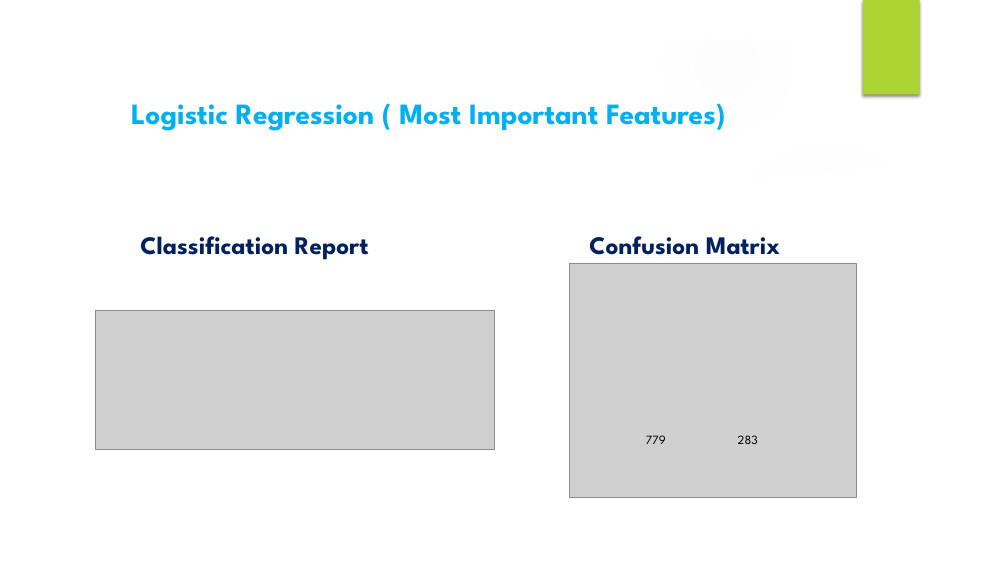
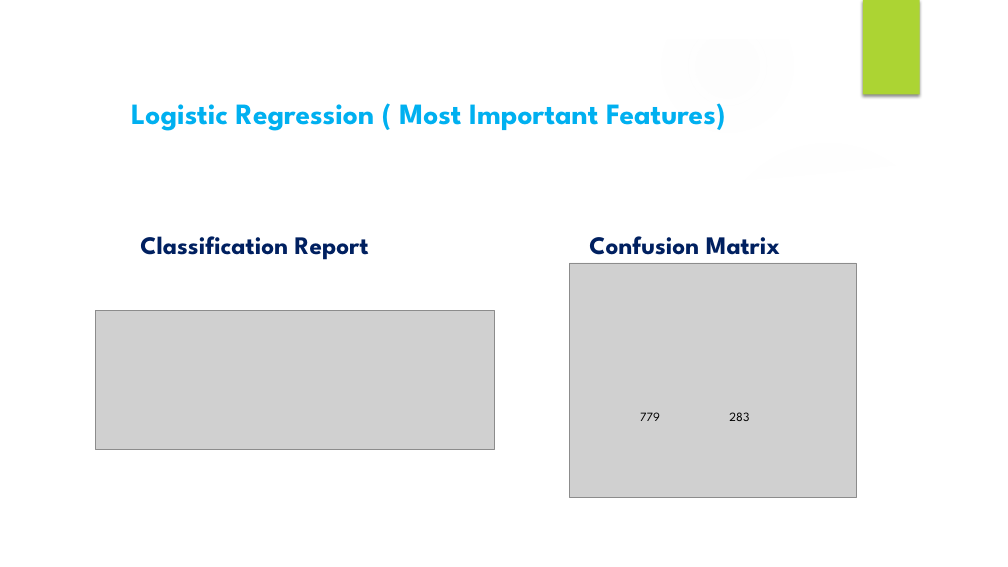
Before and after one commit to sreoshi123/Assignments, a slide deck: slide 14 of Credit Card Default Prediction.pptx. Drawn at 1008x567 pixels with LibreOffice and Linux fonts; fonts in the diff are those of the drawing; grey boxes stand for pictures; background and template pictures are left out. Boxes give left, top, right and bottom in pixels: in the first picture for what was removed or moved away, otherwise in the second. Text is boxed around its words. In the diff, an @@ line names an element or a change of style, - is before the commit and + after.

```diff
--- a/Credit Card Default Prediction.pptx
+++ b/Credit Card Default Prediction.pptx
@@ text "779": place and size @@
-text "779" at bbox=[646, 435, 666, 444]
+text "779" at bbox=[640, 412, 660, 421]
@@ text "283": place and size @@
-text "283" at bbox=[738, 435, 758, 444]
+text "283" at bbox=[729, 412, 749, 421]
```
Also in this commit, not shown: 2 other slides changed.
